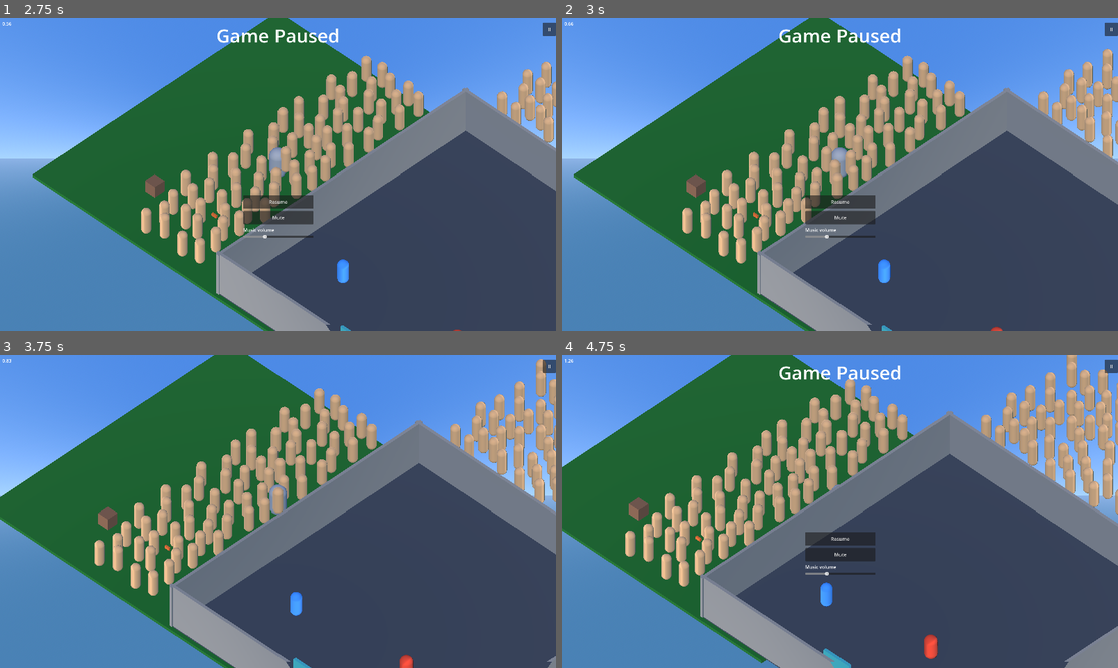
Above: before the commit, frames 1-4 (two rows, left to right).
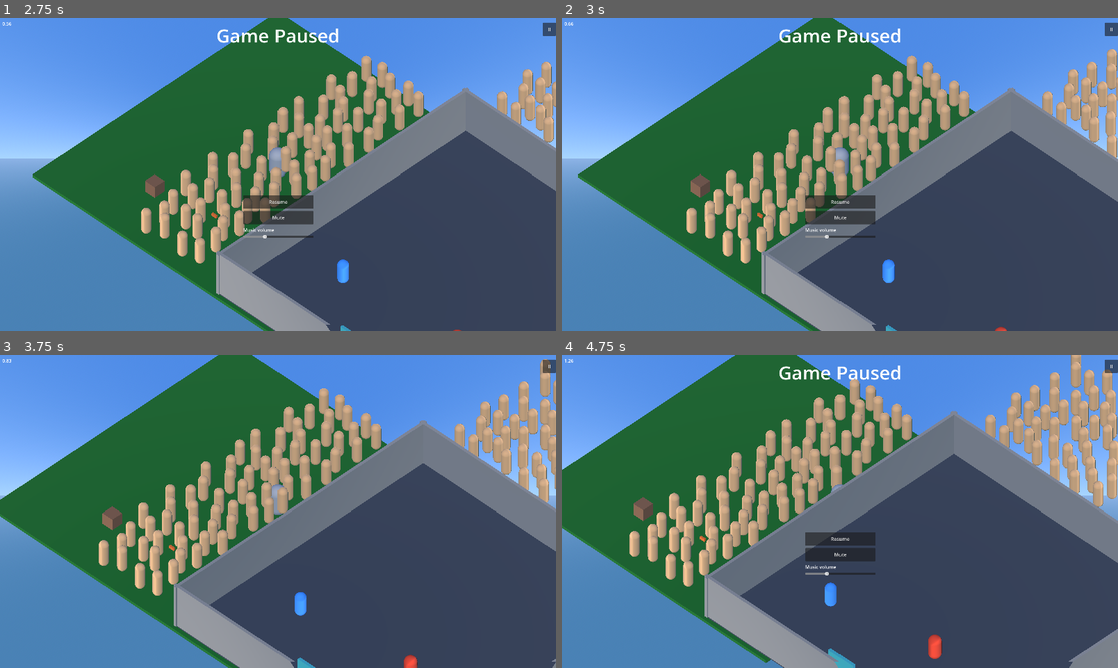
Above: after the commit, the same moments.

Repository: allemansratten/bigmode-2026
Game: Godot game, scene res://scenes/Game.tscn
The game is run twice, just before and just after one commit, with the same random seed, the same clock (stepped at 60 frames per second) and the same inputs. Sound files missing from this copy of the repository are replaced by a short silence.
Inputs (mouse positions are in pixels of both pictures, inside the frame that each line leads up to):
- Up to frame 1 (2.75 s): click "II" at 0.5 s; click "Resume" at 1.25 s; click "Mute" at 2 s
- Up to frame 2 (3 s): tap Enter at 2.75 s; move the mouse to (962, 158) at 2.77 s; hold D (move_right) from 2.78 s (still down); tap Space (dash) at 2.85 s
- Up to frame 3 (3.75 s): tap Space (dash) at 3.5 s; move the mouse to (166, 527) at 3.52 s; release D (move_right) at 3.53 s; hold S (move_back) from 3.53 s (still down); click (166, 527) at 3.6 s
- Up to frame 4 (4.75 s): tap Space (dash) at 3.8, 4.55 s; tap Enter at 4.25 s; move the mouse to (895, 442) at 4.27 s; release S (move_back) at 4.28 s; hold D (move_right) from 4.28 s (still down); hold Right mouse button (attack_ranged) from 4.28 s (still down)

Frame 1 is identical in both runs. In frame 2, 13% of the frame differs, in the area x 2-100%, y 0-100%; in frame 3, 14%; in frame 4, 15%, in the area x 0-100%, y 0-100%.

Commit message:
Refactor player movement to component-based system
Extracts dash logic into reusable MovementComponent architecture to support
modular movement abilities and upgrades. Base class handles cooldowns and
active state tracking via timers. DashComponent includes charge system for
future double-dash upgrades.

Co-Authored-By: Claude Sonnet 4.5 <noreply@anthropic.com>

Diff:
--- a/scenes/Player.tscn
+++ b/scenes/Player.tscn
@@ -2,6 +2,7 @@
 
 [ext_resource type="Script" uid="uid://d34iv2yt542bf" path="res://scripts/player/player.gd" id="1_player"]
 [ext_resource type="Script" uid="uid://ccvi13rbwbn8w" path="res://scripts/camera/game_camera_3d.gd" id="2_cam"]
+[ext_resource type="Script" path="res://scripts/player/dash_component.gd" id="3_dash"]
 
 [sub_resource type="CapsuleShape3D" id="CapsuleShape3D_floor"]
 radius = 0.4
@@ -54,3 +55,9 @@
 [node name="MeshInstance3D" type="MeshInstance3D" parent="InteractionBody"]
 transform = Transform3D(1, 0, 0, 0, 1, 0, 0, 0, 1, 0, 0.9, 0)
 mesh = SubResource("CapsuleMesh_interaction")
+
+[node name="DashComponent" type="Node" parent="."]
+script = ExtResource("3_dash")
+dash_speed = 15.0
+dash_duration = 0.16
+cooldown = 1.0
--- /dev/null
+++ b/scripts/player/dash_component.gd
@@ -0,0 +1,77 @@
+class_name DashComponent
+extends 'res://scripts/player/movement_component.gd'
+
+## Dash speed in m/s (horizontal only)
+@export var dash_speed: float = 15.0
+## How long the dash lasts in seconds
+@export var dash_duration: float = 0.16
+## Number of charges (for double-dash upgrades)
+@export var max_charges: int = 1
+## Refill all charges when cooldown completes (vs refilling one at a time)
+@export var refill_all_on_cooldown: bool = true
+
+var _current_charges: int = 1
+var _dash_direction: Vector3 = Vector3.ZERO
+
+
+func _ready() -> void:
+	super._ready()
+	_current_charges = max_charges
+
+	# Refill charges when cooldown completes
+	_cooldown_timer.timeout.connect(_on_cooldown_complete)
+
+
+## Override: Check if dash can be activated (has charges available)
+func can_activate() -> bool:
+	return super.can_activate() and _current_charges > 0
+
+
+## Override: Activate the dash in the given direction
+func activate(current_velocity: Vector3) -> void:
+	# Determine dash direction from current velocity or fallback to facing
+	var horizontal := Vector3(current_velocity.x, 0.0, current_velocity.z)
+	if horizontal.length_squared() > 0.01:
+		_dash_direction = horizontal.normalized()
+	else:
+		# Fallback to player's facing direction
+		_dash_direction = _player.get_facing_direction()
+
+	_activate(dash_duration)
+	_current_charges -= 1
+
+	# Start cooldown only when all charges are used
+	if _current_charges == 0:
+		_start_cooldown()
+
+	performed.emit(_dash_direction)
+
+
+## Override: Apply dash velocity while active
+func apply_velocity(_delta: float) -> Vector3:
+	if is_active():
+		return Vector3(_dash_direction.x * dash_speed, 0.0, _dash_direction.z * dash_speed)
+	return Vector3.ZERO
+
+
+func _on_cooldown_complete() -> void:
+	if refill_all_on_cooldown:
+		_current_charges = max_charges
+	else:
+		_current_charges = mini(_current_charges + 1, max_charges)
+
+####
+## Upgrade methods
+####
+
+func add_charge() -> void:
+	max_charges += 1
+	_current_charges = mini(_current_charges + 1, max_charges)
+
+
+func modify_speed(multiplier: float) -> void:
+	dash_speed *= multiplier
+
+
+func modify_duration(multiplier: float) -> void:
+	dash_duration *= multiplier
--- /dev/null
+++ b/scripts/player/movement_component.gd
@@ -0,0 +1,65 @@
+class_name MovementComponent
+extends Node
+
+## Emitted when this movement ability is performed (emitted by subclasses)
+@warning_ignore("unused_signal")
+signal performed(direction: Vector3)
+
+## Cooldown duration in seconds
+@export var cooldown: float = 1.0
+## Whether this ability can be used
+@export var enabled: bool = true
+
+var _cooldown_timer: Timer
+var _active_timer: Timer
+var _player: CharacterBody3D
+
+
+func _ready() -> void:
+	_player = get_parent() as CharacterBody3D
+	_setup_timers()
+
+
+func _setup_timers() -> void:
+	_cooldown_timer = Timer.new()
+	_cooldown_timer.one_shot = true
+	add_child(_cooldown_timer)
+
+	_active_timer = Timer.new()
+	_active_timer.one_shot = true
+	add_child(_active_timer)
+
+
+## Override in subclasses - return true if ability should activate
+func can_activate() -> bool:
+	return enabled and _cooldown_timer.is_stopped()
+
+
+## Override in subclasses - perform the movement
+func activate(_current_velocity: Vector3) -> void:
+	push_error("MovementComponent.activate() not implemented in " + get_script().resource_path)
+
+
+## Call after activation to start cooldown
+func _start_cooldown() -> void:
+	_cooldown_timer.start(cooldown)
+
+
+## Call after activation to start active duration
+func _activate(duration: float) -> void:
+	_active_timer.start(duration)
+
+
+## Override in subclasses if you need custom active state tracking
+func is_active() -> bool:
+	return !_active_timer.is_stopped()
+
+
+## Override in subclasses - return velocity to apply while active
+func apply_velocity(_delta: float) -> Vector3:
+	return Vector3.ZERO
+
+
+## For upgrades to modify cooldown (multiplier, e.g. 0.8 = 20% faster)
+func modify_cooldown(multiplier: float) -> void:
+	cooldown *= multiplier
--- a/scripts/player/player.gd
+++ b/scripts/player/player.gd
@@ -1,4 +1,7 @@
 extends CharacterBody3D
+
+const DashComponent = preload("res://scripts/player/dash_component.gd")
+const MovementComponent = preload("res://scripts/player/movement_component.gd")
 
 ## Move speed in m/s
 @export var move_speed: float = 6.0
@@ -8,12 +11,6 @@
 @export var pickup_range: float = 2.0
 ## How quickly the character rotates to face movement direction (1 = instant, lower = smoother)
 @export var facing_turn_speed: float = 8.0
-## Dash speed (horizontal only)
-@export var dash_speed: float = 15.0
-## How long the dash lasts (seconds)
-@export var dash_duration: float = 0.16
-## Cooldown before next dash (seconds)
-@export var dash_cooldown: float = 1
 ## Player health
 @export var max_health: float = 100.0
 
@@ -26,46 +23,46 @@
 var _held_ranged_weapon: RangedWeaponBehaviour = null
 ## Facing direction on XZ plane (x, z). Normalized when used for rotation.
 var _facing_direction: Vector2 = Vector2(0.0, -1.0) # Start facing -Z (forward)
-var _dash_direction: Vector3 = Vector3.ZERO
-var _is_dashing: bool = false
-
-var _dash_duration_timer: Timer
-var _dash_cooldown_timer: Timer
+
+# Movement components
+var _dash_component: DashComponent = null
+var _movement_components: Array[MovementComponent] = []
 
 func _ready() -> void:
 	add_to_group("player")
 	current_health = max_health
-
-	# Set up dash duration timer
-	_dash_duration_timer = Timer.new()
-	_dash_duration_timer.one_shot = true
-	_dash_duration_timer.timeout.connect(_on_dash_duration_timeout)
-	add_child(_dash_duration_timer)
-
-	# Set up dash cooldown timer
-	_dash_cooldown_timer = Timer.new()
-	_dash_cooldown_timer.one_shot = true
-	add_child(_dash_cooldown_timer)
+	_cache_movement_components()
+
+
+func _cache_movement_components() -> void:
+	for child in get_children():
+		if child is DashComponent:
+			_dash_component = child
+
+		if child is MovementComponent:
+			_movement_components.append(child)
 
 func _physics_process(delta: float) -> void:
-	# Dash: start on input if not on cooldown
-	if Input.is_action_just_pressed("dash") and not _is_dashing and _dash_cooldown_timer.is_stopped():
-		var horizontal := Vector3(velocity.x, 0.0, velocity.z)
-		if horizontal.length_squared() > 0.01:
-			_dash_direction = horizontal.normalized()
-		else:
-			_dash_direction = get_facing_direction()
-		_is_dashing = true
-		_dash_duration_timer.start(dash_duration)
-		_dash_cooldown_timer.start(dash_cooldown)
-
-	# Apply dash velocity while dashing
-	if _is_dashing:
-		velocity.x = _dash_direction.x * dash_speed
-		velocity.z = _dash_direction.z * dash_speed
-		velocity.y = 0.0
+	# Check if any movement component is currently active
+	var active_component: MovementComponent = null
+	for component in _movement_components:
+		if component.is_active():
+			active_component = component
+			break
+
+	# If a movement ability is active, let it control velocity
+	if active_component:
+		var ability_velocity := active_component.apply_velocity(delta)
+		velocity.x = ability_velocity.x
+		velocity.z = ability_velocity.z
+		velocity.y = ability_velocity.y
 		move_and_slide()
 		return
+
+	# Handle movement ability inputs
+	if Input.is_action_just_pressed("dash") and _dash_component and _dash_component.can_activate():
+		_dash_component.activate(velocity)
+		return  # Skip normal movement this frame
 
 	# Apply gravity
 	if not is_on_floor():
@@ -232,7 +229,3 @@
 	if _facing_direction.length_squared() < 0.01:
 		return -global_transform.basis.z
 	return Vector3(_facing_direction.x, 0.0, _facing_direction.y).normalized()
-
-
-func _on_dash_duration_timeout() -> void:
-	_is_dashing = false
Not shown, added: scripts/player/dash_component.gd.uid
Not shown, added: scripts/player/movement_component.gd.uid
